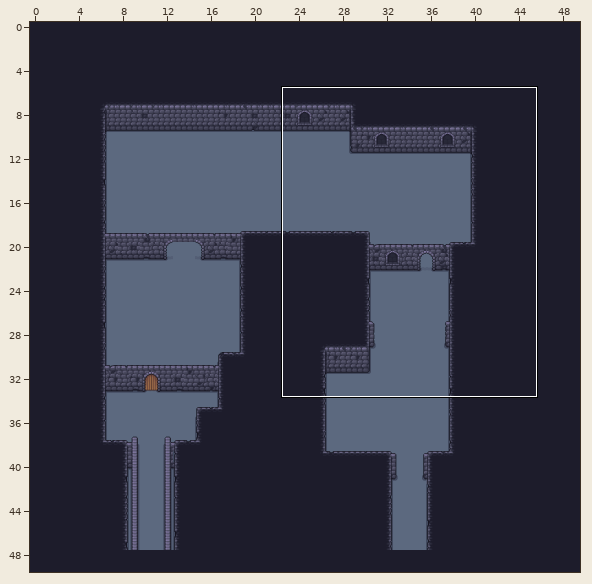
One commit to this Tiled map: core/assets/res/maps/Dungeon.tmx. The first picture is a wide view before the edit; the outline marks the close-up.
Close-up. As it was:
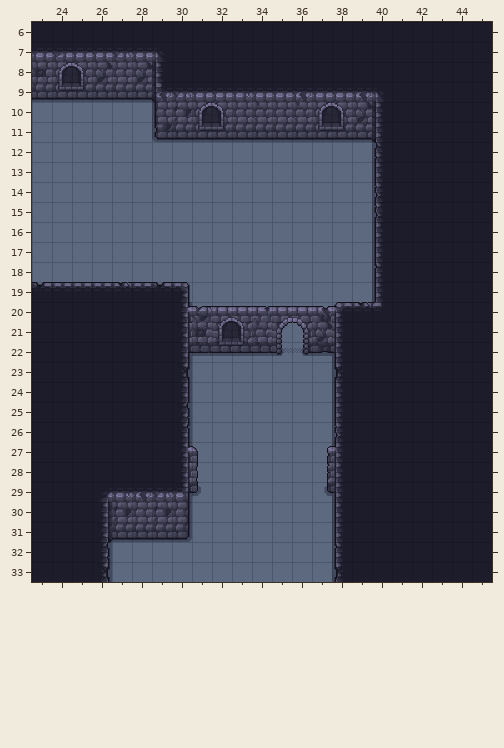
Cells are 32x32 px. Shown: x 23..45, y 6..33. The commit also changed other parts of the map, which this record leaves out.
And afterwards:
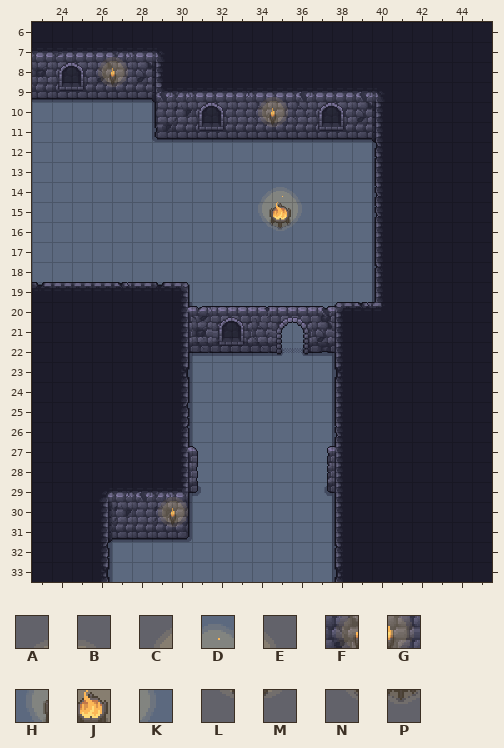
Key: from "fire_animation": A 0, B 1, C 8, D 9, E 10, F 11, G 12, H 19, J 20, K 21, L 22, M 23, N 30, P 31.
_ is an empty cell.
Tiles of an added or newly shown layer are drawn over the layers below it.
See-through tiles are keyed as they look on the map.
What changed:
Layer "Lights" (added):
Tile A now appears in row 7 at x 26; in row 9 at x 34; in row 29 at x 29.
Tile B now appears in row 7 at x 27; in row 9 at x 35; in row 29 at x 30.
Tile C now appears in row 14 at x 34.
Tile D now appears in row 14 at x 35.
Tile E now appears in row 14 at x 36.
Tile F now appears in row 8 at x 26; in row 10 at x 34; in row 30 at x 29.
Tile G now appears in row 8 at x 27; in row 10 at x 35; in row 30 at x 30.
Tile H now appears in row 15 at x 34.
Tile J now appears in row 15 at x 35.
Tile K now appears in row 15 at x 36.
Tile L now appears in row 9 at x 26; in row 11 at x 34; in row 31 at x 29.
Tile M now appears in row 9 at x 27; in row 11 at x 35; in row 31 at x 30.
Tile N now appears in row 16 at x 34.
Tile P now appears in row 16 at x 35.
Where, in picture pixels (left, top, right, bottom), the same in both close-ups:
added: (98, 57, 128, 87)
added: (258, 97, 288, 127)
added: (258, 187, 302, 231)
added: (158, 497, 188, 527)
